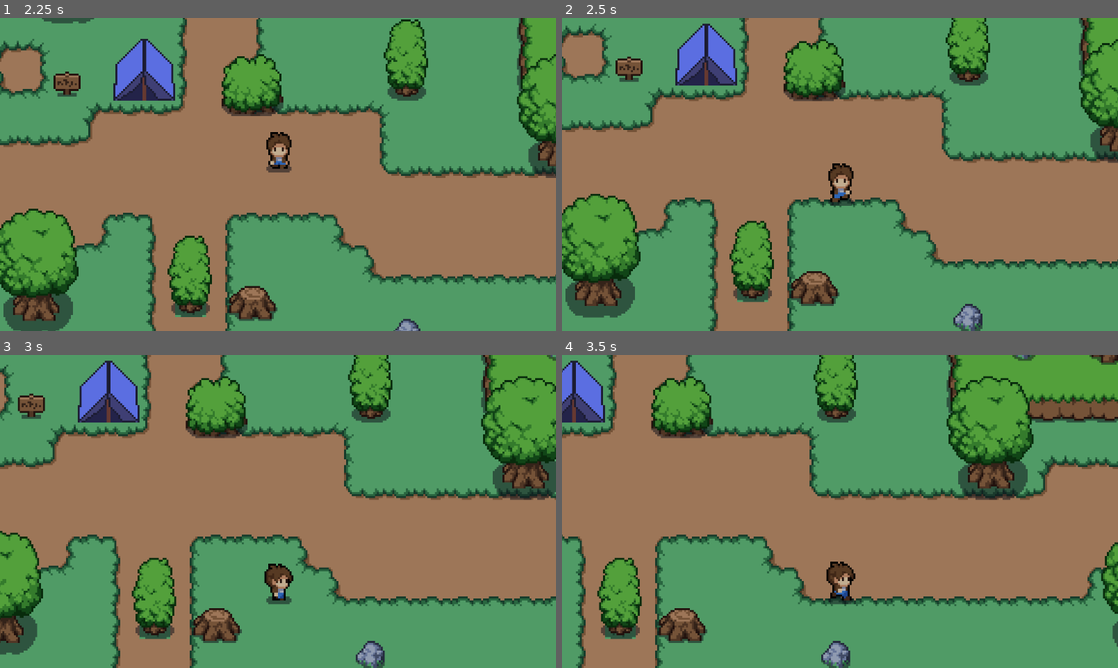
Above: before the commit, frames 1-4 (two rows, left to right).
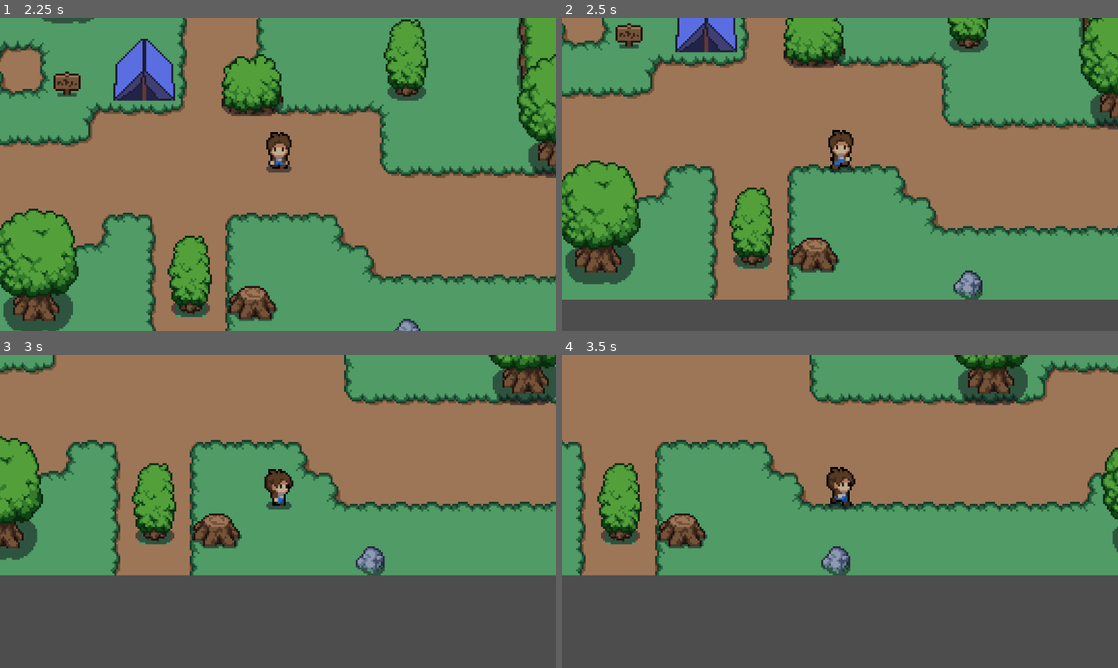
Above: after the commit, the same moments.

Repository: jo9182/Firestarter
Game: Godot game, scene res://scenes/menu.tscn
Same seed, same stepped clock (60 frames per second), same inputs: the game is played once before the commit and once after it.
Inputs:
- Up to frame 1 (2.25 s): click "Start" at 0.5 s; hold Right (right) 1.28-2.03 s; hold Down (down) from 2.03 s (still down)
- Up to frame 2 (2.5 s): keep holding Down (down)
- Up to frame 3 (3 s): release Down (down) at 2.78 s; hold Right (right) from 2.78 s (still down)
- Up to frame 4 (3.5 s): keep holding Right (right)

Frame 1 is identical in both runs. In frame 2, 48% of the frame differs, in the area x 0-100%, y 0-100%; in frame 3, 86%; in frame 4, 86%.

Commit message:
Clear the commits to pull new project
This should do nothing

Diff:
--- a/scenes/levelTransitions/level.gd
+++ b/scenes/levelTransitions/level.gd
@@ -1,6 +1,7 @@
 class_name level extends Node2D
 
 func _ready() -> void:
+
 	self.y_sort_enabled = true
 
 	PlayerManager.set_as_parent(self)
--- a/scenes/world.tscn
+++ b/scenes/world.tscn
@@ -1,11 +1,10 @@
-[gd_scene load_steps=15 format=4 uid="uid://cvwlg2gfeu7qi"]
+[gd_scene load_steps=14 format=4 uid="uid://cvwlg2gfeu7qi"]
 
 [ext_resource type="Script" uid="uid://dykn4t10pnxt" path="res://scenes/levelTransitions/level.gd" id="1_4mrxx"]
 [ext_resource type="Texture2D" uid="uid://cnhiwk3fh2mts" path="res://sprites/tilesets/plains.png" id="2_qfnet"]
 [ext_resource type="Texture2D" uid="uid://bka7dakj81ko5" path="res://sprites/tilesets/grass.png" id="3_i7141"]
 [ext_resource type="Texture2D" uid="uid://c5ujchac7f61p" path="res://sprites/objects/objects.png" id="4_4mrxx"]
 [ext_resource type="Texture2D" uid="uid://dev3p1q6jsyux" path="res://sprites/objects/BlueTent.png" id="5_i7141"]
-[ext_resource type="Script" uid="uid://pod3ftf5n8lf" path="res://scripts/leveltilemap.gd" id="6_7r4gi"]
 [ext_resource type="PackedScene" uid="uid://c2nfodrjf8ejq" path="res://scenes/pause_menu.tscn" id="6_qfnet"]
 [ext_resource type="PackedScene" uid="uid://dfo6m0aoebnaw" path="res://scenes/levelTransitions/Level_transitions.tscn" id="8_4mrxx"]
 [ext_resource type="PackedScene" uid="uid://cvv1o6epkfaqo" path="res://scenes/player.tscn" id="9_7r4gi"]
@@ -154,7 +153,6 @@
 use_parent_material = true
 tile_map_data = PackedByteArray("AAAAAP3/AAADAAAAAAABAP3/AQAAAAAAAAACAP3/AQAAAAAAAAADAP3/AQAAAAAAAAAEAP3/AQAAAAAAAAAFAP …(8448 unchanged characters)…
 tile_set = SubResource("TileSet_ic0uy")
-script = ExtResource("6_7r4gi")
 
 [node name="cliff" type="TileMapLayer" parent="TileMap"]
 use_parent_material = true
